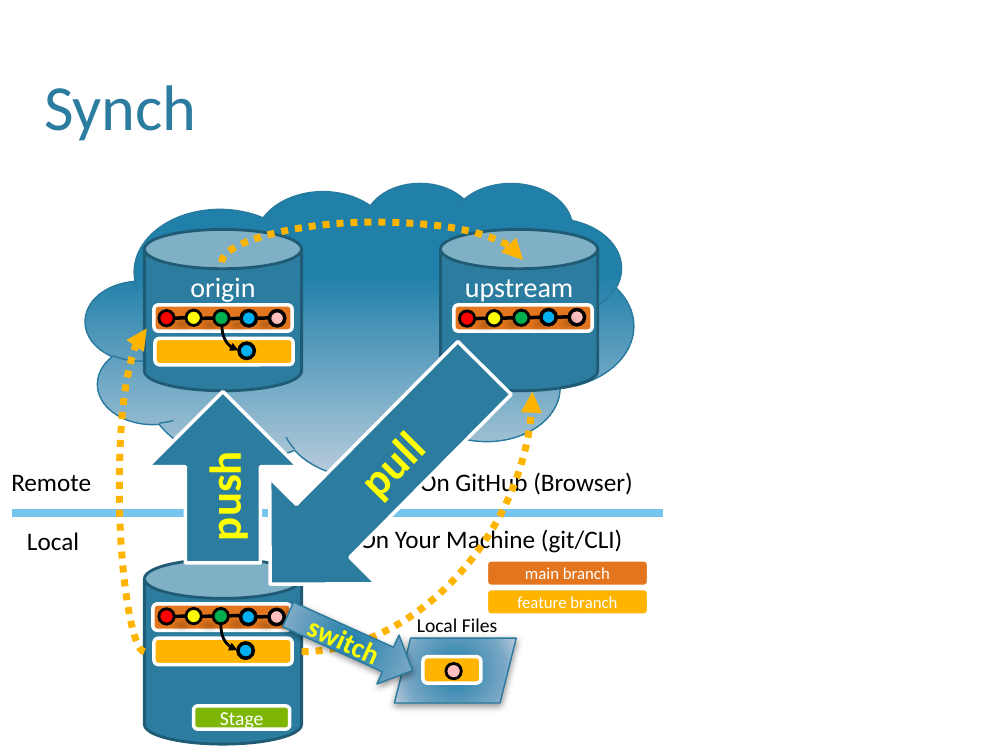
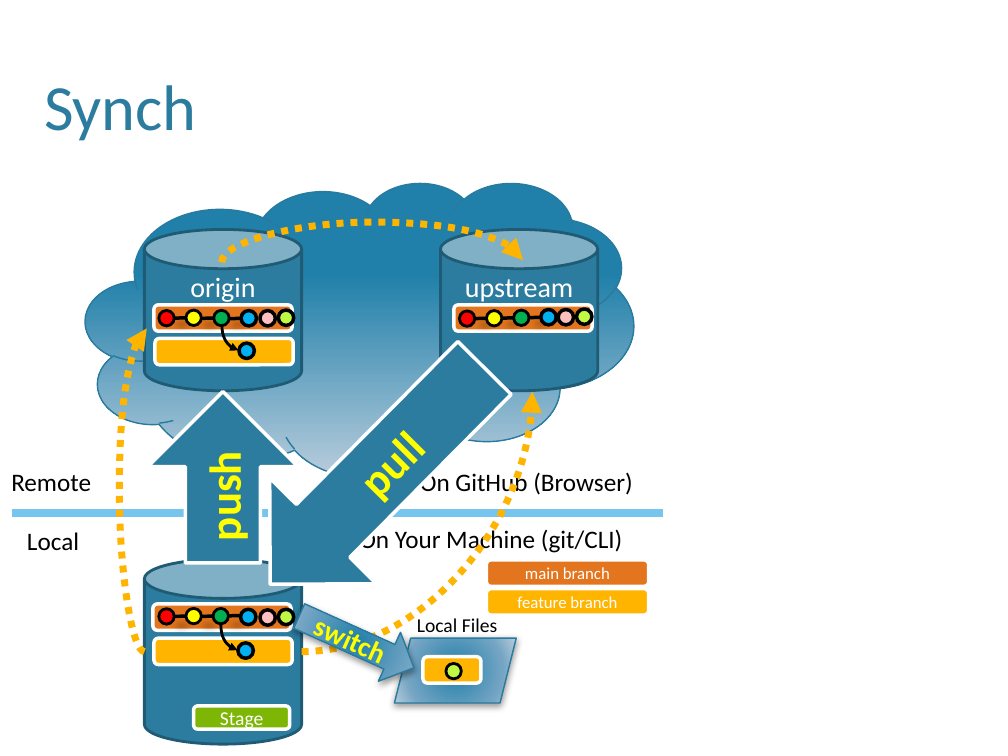
Before and after one commit to wpgoble/comp190, a slide deck: slide 31 of docs/materials/07-GitHub-OLD-copy.pptx (slide 28 before the commit). Drawn at 1008x756 pixels with LibreOffice and Linux fonts; fonts in the diff are those of the drawing; background and template pictures are left out. Boxes give left, top, right and bottom in pixels: in the first picture for what was removed or moved away, otherwise in the second. Text is boxed around its words. In the diff, an @@ line names an element or a change of style, - is before the commit and + after.

```diff
--- a/docs/materials/07-GitHub-OLD-copy.pptx
+++ b/docs/materials/07-GitHub-OLD-copy.pptx
@@ line removed from (258, 319) to (269, 318) @@
@@ ellipse added at <box>278,310,293,326</box>, fill #BFF944, outline #000000 2.5 pt @@
@@ line removed from (557, 318) to (569, 317) @@
@@ 3 ellipses: place and size @@
-3 ellipses at <box>269,309,585,624</box>
+3 ellipses at <box>260,309,574,625</box>
@@ ellipse added at <box>577,309,592,325</box>, fill #BFF944, outline #000000 2.5 pt @@
@@ right arrow "switch": place and size @@
-right arrow "switch" at <box>277,590,423,695</box>
+right arrow "switch" at <box>288,591,425,692</box>
@@ line removed from (257, 617) to (269, 617) @@
@@ ellipse added at <box>278,609,293,624</box>, fill #BFF944, outline #000000 2.5 pt @@
@@ ellipse at <box>446,663,461,678</box>: fill #FFBFBF to #BFF944 @@
```
Also in this commit, not shown: 3 other slides changed, 3 slides added, 2 other files.
